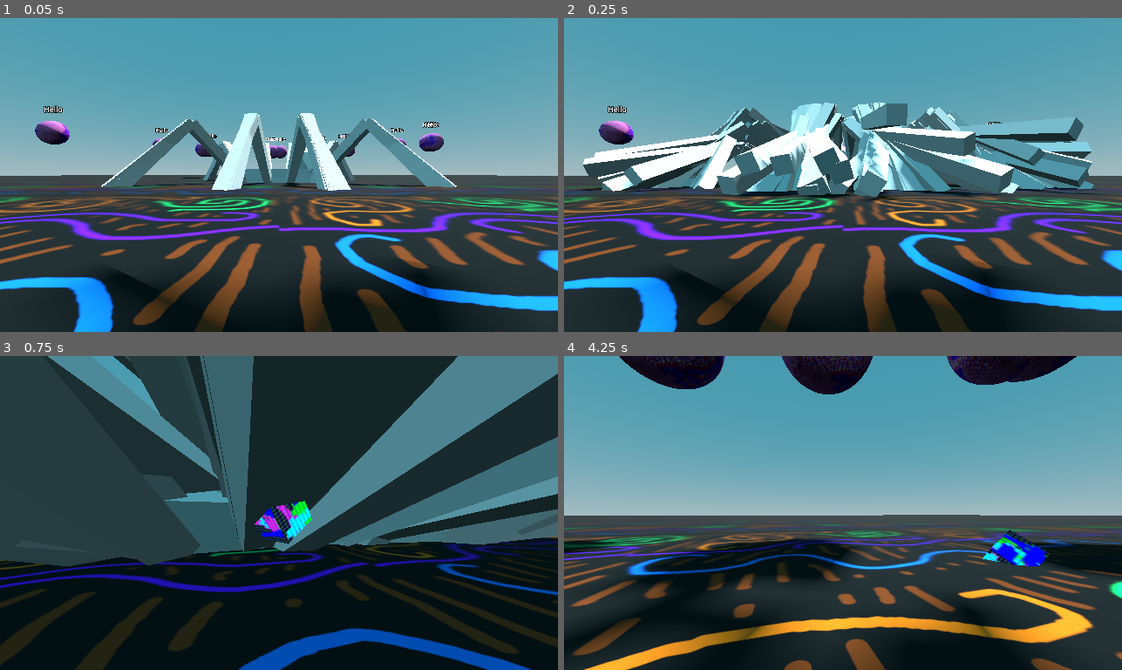
Above: before the commit, frames 1-4 (two rows, left to right).
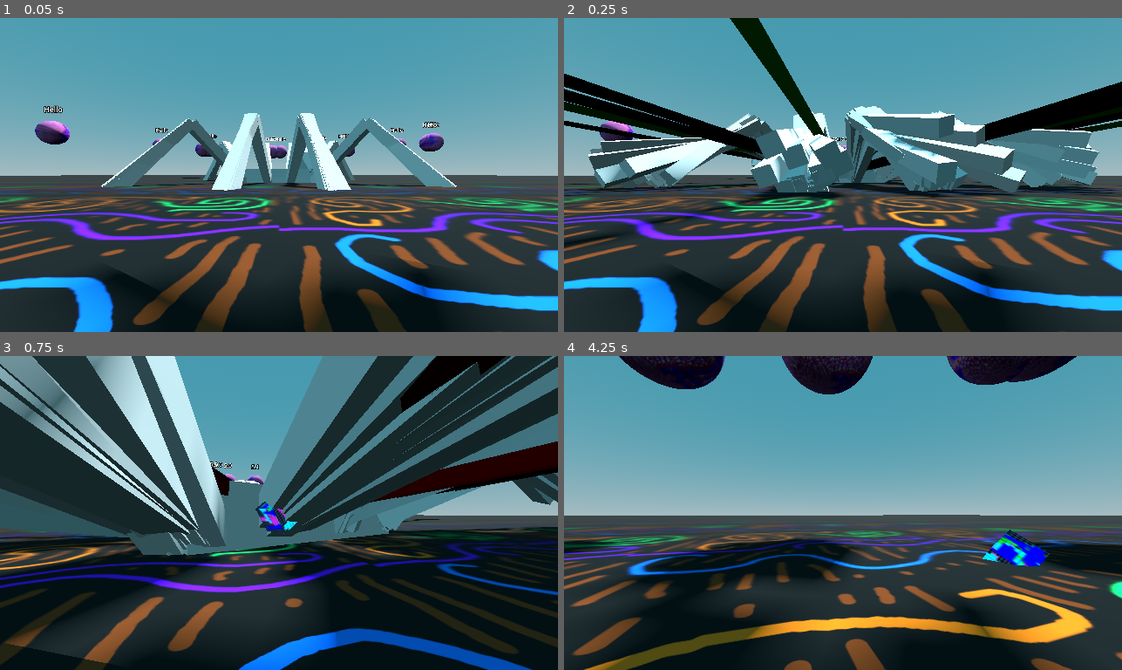
Above: after the commit, the same moments.

Repository: officialErnests/de-ai-ed
Game: Godot game, scene res://scenes/main.tscn
The game is run twice, just before and just after one commit, with the same random seed, the same clock (stepped at 60 frames per second) and the same inputs.
Inputs (mouse positions are in pixels of both pictures, inside the frame that each line leads up to):
- Up to frame 1 (0.05 s): no input
- Up to frame 2 (0.25 s): no input
- Up to frame 3 (0.75 s): tap Enter at 0.5 s; move the mouse to (306, 513) at 0.52 s; press the mouse at (306, 513) at 0.53 s; hold W (movement_forward) from 0.53 s (still down)
- Up to frame 4 (4.25 s): release W (movement_forward) at 1.25 s; release the mouse at (870, 513) at 1.25 s; drag from (731, 528) to (815, 575) at 1.27 s; move the mouse to (898, 443) at 2.02 s; hold D (movement_right) 2.03-2.75 s; hold Mouse wheel down (scroll_down) 2.03-2.75 s; drag from (815, 575) to (675, 465) at 2.77 s; move the mouse to (1010, 560) at 3.52 s; press the mouse at (1010, 560) at 3.53 s; hold A (movement_left) from 3.53 s (still down)

Frame 1 is identical in both runs. In frame 2, 22% of the frame differs, in the area x 0-100%, y 0-74%; in frame 3, 52%, in the area x 0-100%, y 0-100%; in frame 4, 1.4%.

Commit message:
Som cool functions :DD

Diff:
--- a/scenes/spider.tscn
+++ b/scenes/spider.tscn
@@ -755,8 +755,9 @@
 mesh = SubResource("ArrayMesh_avj5f")
 skin = SubResource("Skin_2ee2v")
 
-[node name="PhysicalBoneSimulator3D" type="PhysicalBoneSimulator3D" parent="Skeleton3D"]
+[node name="PhysicalBoneSimulator3D" type="PhysicalBoneSimulator3D" parent="Skeleton3D" node_paths=PackedStringArray("agent_node")]
 script = ExtResource("1_c7em6")
+agent_node = NodePath("../..")
 
 [node name="Physical Bone Body" type="PhysicalBone3D" parent="Skeleton3D/PhysicalBoneSimulator3D" groups=["Movable"]]
 bone_name = "Body"
--- a/scripts/agent.gd
+++ b/scripts/agent.gd
@@ -10,10 +10,18 @@
 @onready var spider_skel = $Skeleton3D/PhysicalBoneSimulator3D
 @onready var spider = spider_skel.spider
 var prev_range = INF
-
+var points = 0
 var neuron_layers = []
 # Called when the node enters the scene tree for the first time.
 func _ready() -> void:
+	genGoal()
+	var res = []
+	for i in range(8):
+		res.append(rVector3D())
+		res.append(rVector3D())
+	spider.setVel(res)
+
+func genBrain():
 	if LAYER_COUNT == 1:
 		neuron_layers.append(Neuron_Layer.new(51, NEURONS_IN_LAYER))
 	else:
@@ -23,17 +31,14 @@
 			else:
 				neuron_layers.append(Neuron_Layer.new(NEURONS_IN_LAYER, NEURONS_IN_LAYER))
 	neuron_layers.append(Neuron_Layer.new(NEURONS_IN_LAYER, 16))
-	genGoal()
-	var res = []
-	for i in range(8):
-		res.append(rVector3D())
-		res.append(rVector3D())
-	spider.setVel(res)
+
+func loadBrain(p_brain):
+	neuron_layers = p_brain
 
 var timesss = 0
 func _process(delta: float) -> void:
 	timesss += delta
-	if timesss > 1:
+	if timesss > 0.1:
 		timesss = 0
 		var calculation = calculate(spider.getData())
 		var res = []
@@ -48,10 +53,18 @@
 func genGoal():
 	goal.global_position = spider_skel.global_position * Vector3(1, 0, 1) + Vector3(0, 1, 0) + Vector3(randf_range(-1, 1), 0, randf_range(-1, 1)).normalized() * 5
 
+func getPoints():
+	var distance = goal.global_position.distance_to(spider_skel.global_position)
+	points += max(0, 5 - distance)
+	return points
+
+func getBrain():
+	return neuron_layers
+
 func updateVisualisation():
 	var distance = goal.global_position.distance_to(spider_skel.global_position)
 	# line.material_override.albedo_color = Color(prev_range - distance, distance - prev_range, 0, 1)
-	line.material_override.albedo_color = Color((prev_range - distance) * 10, (distance - prev_range) * 10, 0, 1)
+	line.material_override.albedo_color = Color((distance - prev_range) * 5, (prev_range - distance) * 5, 0, 1)
 	prev_range = distance
 	text.text = str(round(distance * 10) / 10)
 	line.scale = Vector3(1, 1, distance * 20)
--- a/scripts/spiders_skeleton.gd
+++ b/scripts/spiders_skeleton.gd
@@ -4,7 +4,6 @@
 # Called when the node enters the scene tree for the first time.
 
 var time = 0
-@export var debuger: Node3D
 var start_vector
 var main_bone_start_inverse
 var spider
--- a/scripts/spidersss.gd
+++ b/scripts/spidersss.gd
@@ -4,16 +4,68 @@
 
 # Called when the node enters the scene tree for the first time.
 @export var spiders_batches = 1
+#MAX 31 SPIDERS
+@export var spiders_per_batch = 31
+@export var training_time = 10
+@export var keep_best = true
+
+
+var spiders_arr = []
 func _ready() -> void:
-	for i in range(spiders_batches):
-		for x in range(31):
+	summonSpiders()
+var time_left = training_time
+# Called every frame. 'delta' is the elapsed time since the previous frame.
+func _process(delta: float) -> void:
+	time_left -= delta
+	if time_left < 0:
+		time_left = training_time
+		var point_arr = []
+		var creature_arr = []
+		for spider in spiders_arr:
+			point_arr.append(spider.getPoints())
+			creature_arr.append(spider.getBrain())
+		var randomm_picker = WeightedRandom.new(point_arr, creature_arr)
+		for spider in spiders_arr:
+			spider.queue_free()
+		spiders_arr.clear()
+		modifySummon(randomm_picker)
+
+
+func modifySummon(p_randomm_picker: WeightedRandom):
+	pass
+
+func summonSpiders():
+	for y in range(spiders_batches):
+		for x in range(spiders_per_batch):
 			var temp_spider = spider_preload.instantiate()
-			temp_spider.position = position
+			temp_spider.position = position + Vector3(20 * y, 0, 0)
 			var temp_node = temp_spider.get_node("Skeleton3D/PhysicalBoneSimulator3D")
 			temp_node.setCollLayers(x + 2)
 			add_child(temp_spider)
+			spiders_arr.append(temp_spider)
 
-
-# Called every frame. 'delta' is the elapsed time since the previous frame.
-func _process(delta: float) -> void:
-	pass
+class WeightedRandom:
+	var arr_probablity
+	var arr_index
+	var probablity_max = 0
+	var max_probablity = - INF
+	var max_index
+	func _init(p_probablity_arr, p_index_arr) -> void:
+		arr_probablity = p_probablity_arr
+		arr_index = p_index_arr
+		for iter in range(arr_probablity):
+			if max_probablity < arr_probablity[iter]:
+				max_probablity = arr_probablity[iter]
+				max_index = p_index_arr[iter]
+			probablity_max += arr_probablity[iter]
+	func getMax():
+		return max_index
+	func getRandom():
+		var probablity = randf_range(0, probablity_max)
+		var random_index = -1
+		for iter in range(arr_probablity):
+			probablity -= arr_probablity[iter]
+			if probablity <= 0:
+				random_index = iter
+				break
+		return arr_index[random_index]
